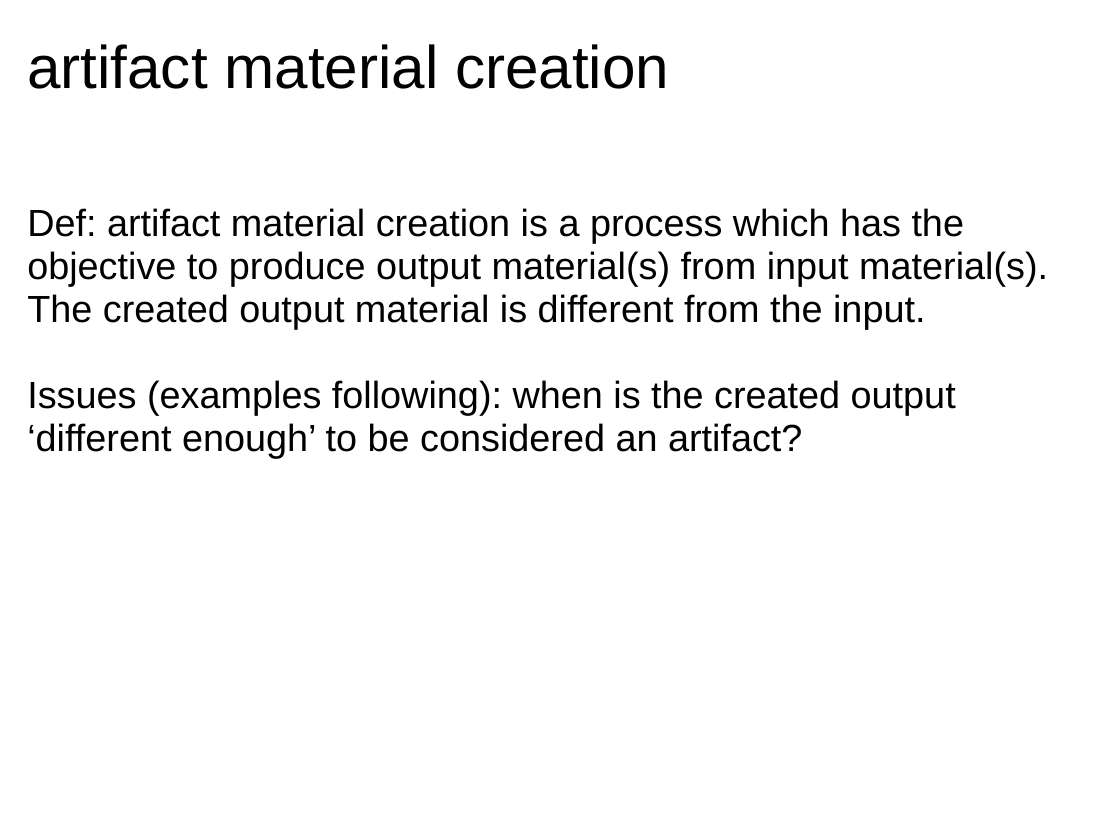
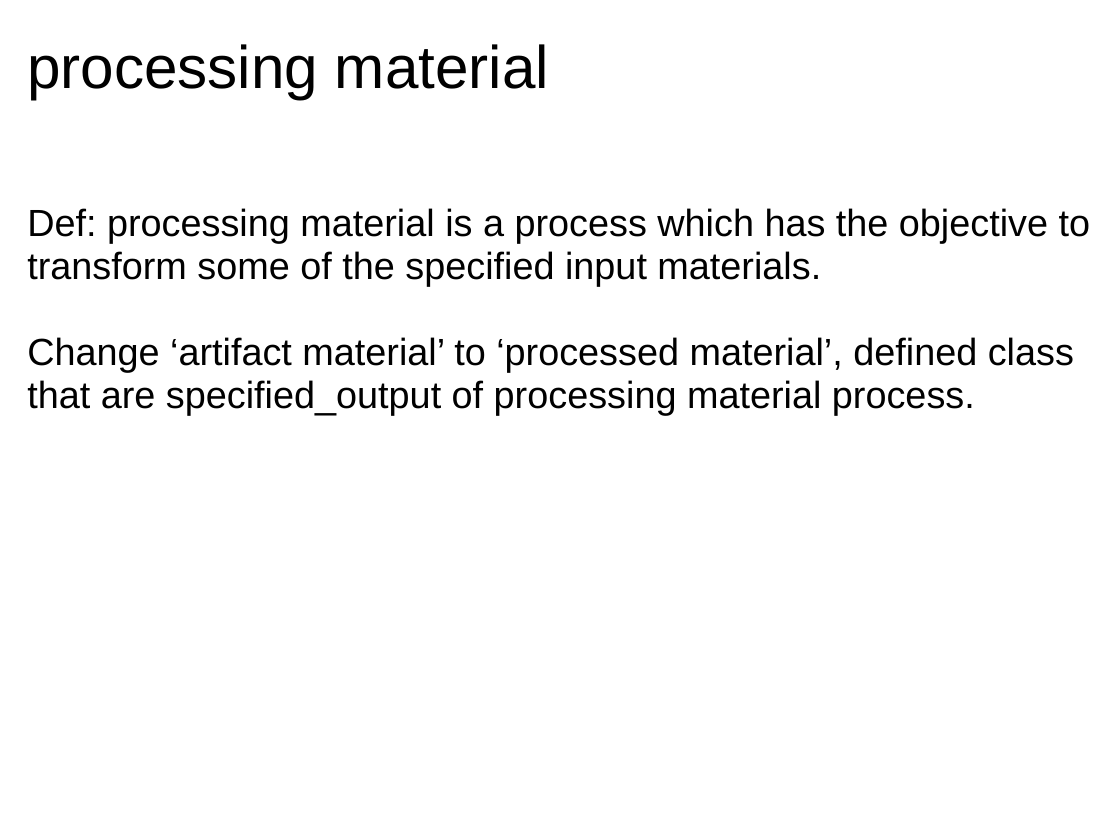
Before and after one commit to jamesaoverton/obi-backup, a slide deck: slide 10 of docs/developer/PlanAndPlannedProcessDocs/Plans_and_Planned_Processes.ppt. Drawn at 1120x840 pixels with LibreOffice and Linux fonts; fonts in the diff are those of the drawing. Boxes give left, top, right and bottom in pixels: in the first picture for what was removed or moved away, otherwise in the second. Text is boxed around its words. In the diff, an @@ line names an element or a change of style, - is before the commit and + after.

```diff
--- a/docs/developer/PlanAndPlannedProcessDocs/Plans_and_Planned_Processes.ppt
+++ b/docs/developer/PlanAndPlannedProcessDocs/Plans_and_Planned_Processes.ppt
@@ title at bbox=[27, 44, 549, 99]: text changed @@
-artifact material creation
+processing material
@@ text at bbox=[27, 208, 1091, 415]: text changed @@
-Def: artifact material creation is a process which has the objective to produce output material(s) from input material(s). The created output material is different from the input.
-Issues (examples following): when is the created output ‘different enough’ to be considered an artifact?
+Def: processing material is a process which has the objective to transform some of the specified input materials.
+Change ‘artifact material’ to ‘processed material’, defined class that are specified_output of processing material process.
```
Also in this commit, not shown: 10 other slides changed.
